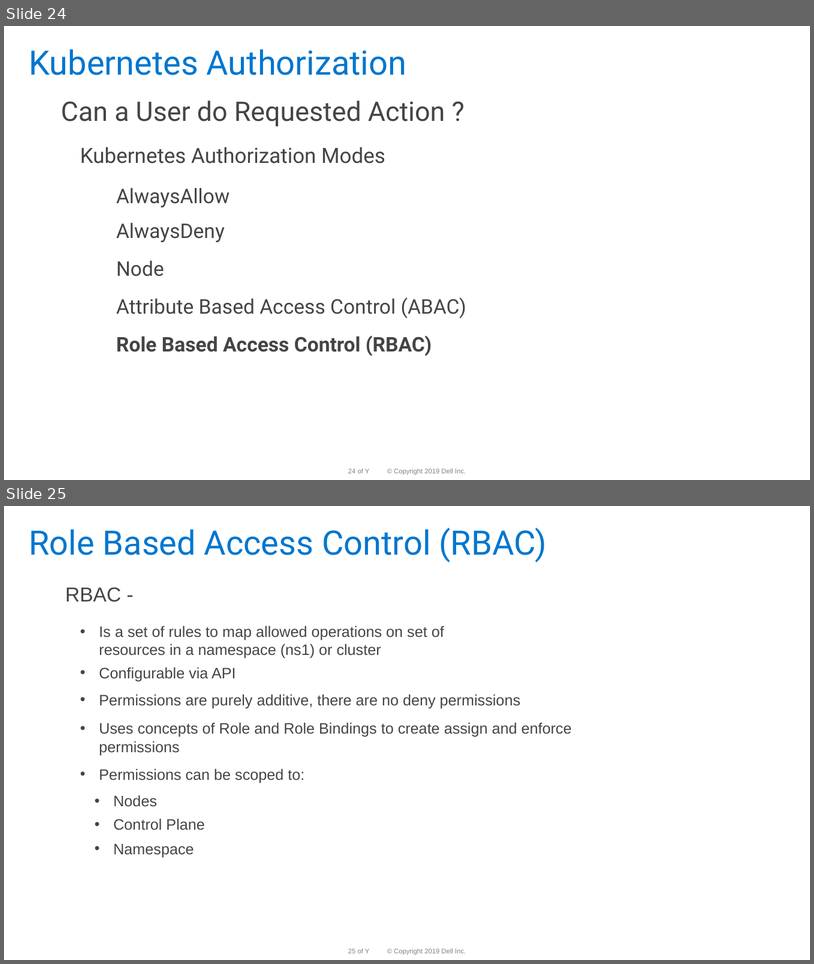
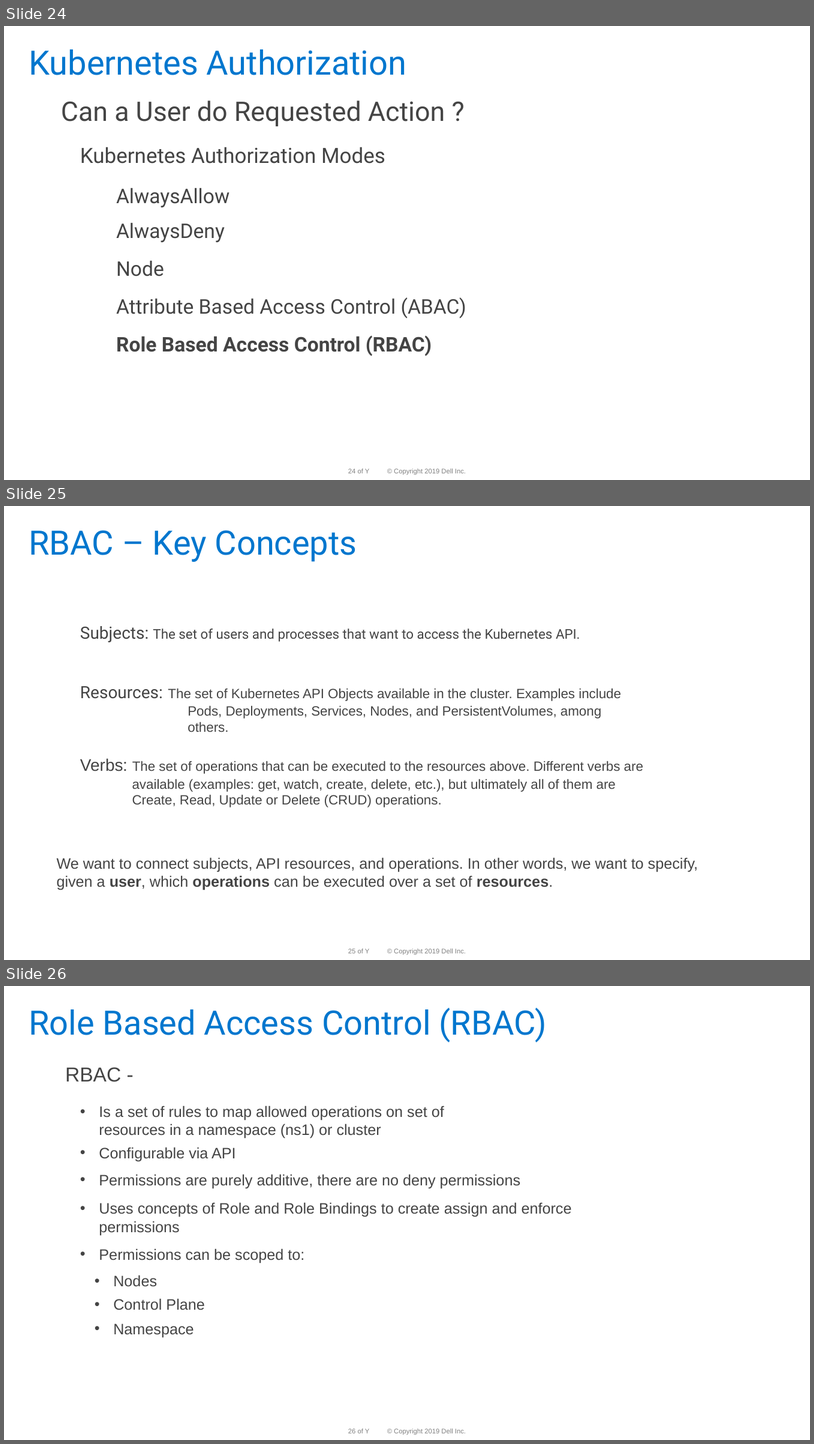
Before and after one commit to dteskubernetesworkshop/spring-boot-k8s-workshop, a slide deck: slides/k8 workshop deck-Day-3 -v 1.0.pptx. Shown one above the other, each under a label of ours: slides 24 and 25 before the commit, slides 24, 25 and 26 after it. The pictures are 814x964 and 814x1444 pixels, drawn with LibreOffice and Linux fonts; fonts in the diff are those of the drawing; background and template pictures are left out. Boxes give left, top, right and bottom in pixels: in the first picture for what was removed or moved away, otherwise in the second. Text is boxed around its words. In the diff, an @@ line names an element or a change of style, - is before the commit and + after.

```diff
--- a/slides/k8 workshop deck-Day-3 -v 1.0.pptx
+++ b/slides/k8 workshop deck-Day-3 -v 1.0.pptx
@@ slide 25 added at bbox=[4, 506, 810, 960], background #FFFFFF; not listed: 3 template elements that a slide beside it also shows @@
@@ title added at bbox=[29, 530, 357, 562], 40 pt, text #0076CE @@
+RBAC – Key Concepts
@@ text added at bbox=[80, 626, 581, 642], 16 pt, text #444444 @@
+Subjects: The set of users and processes that want to access the Kubernetes API.
@@ text added at bbox=[80, 686, 621, 732], 16 pt, text #444444 @@
+Resources: The set of Kubernetes API Objects available in the cluster. Examples include
+Pods, Deployments, Services, Nodes, and PersistentVolumes, among
+others.
@@ text added at bbox=[80, 758, 644, 807], 16 pt, text #444444 @@
+Verbs: The set of operations that can be executed to the resources above. Different verbs are
+available (examples: get, watch, create, delete, etc.), but ultimately all of them are
+Create, Read, Update or Delete (CRUD) operations.
@@ text added at bbox=[57, 857, 698, 890], 18 pt, text #444444 @@
+We want to connect subjects, API resources, and operations. In other words, we want to specify, given a user, which operations can be executed over a set of resources.
@@ what was slide 25 is now slide 26 @@
```
Also in this commit, not shown: 7 slides changed, 1 other slide added, 2 slides removed, 1 other file.
